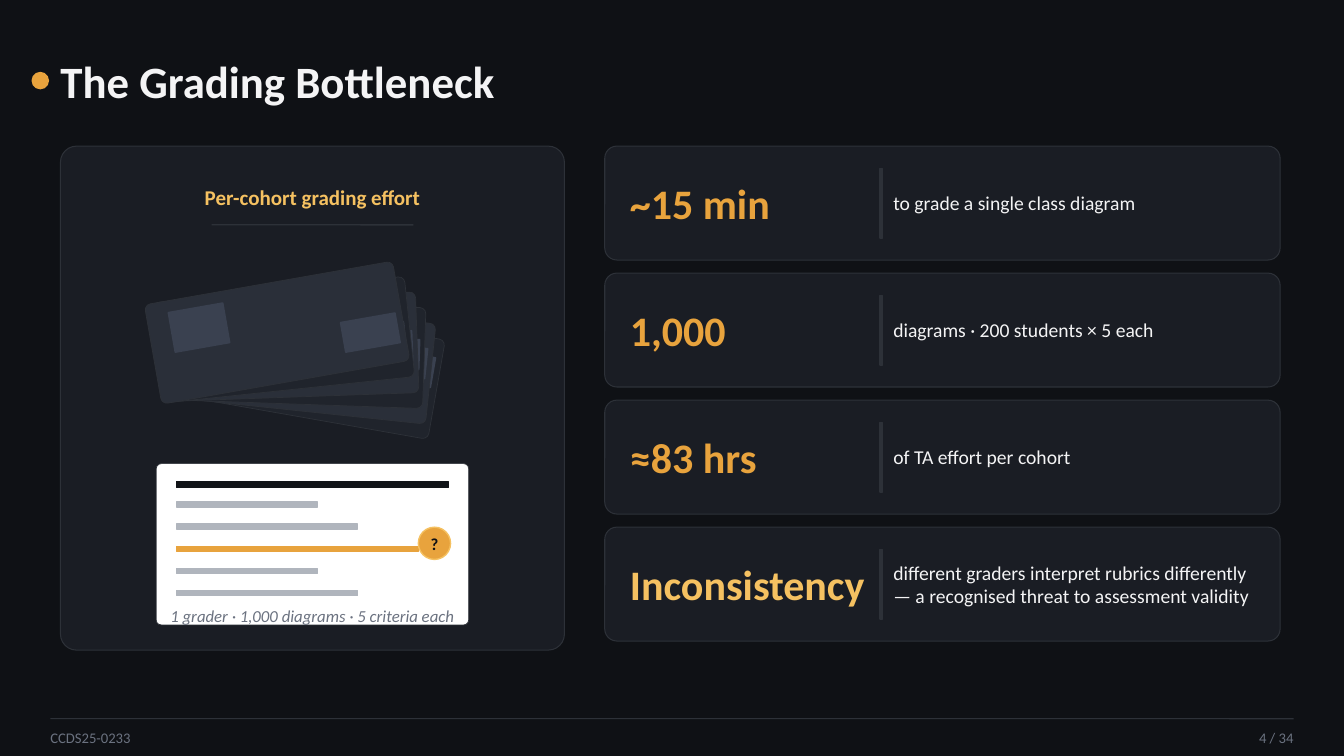
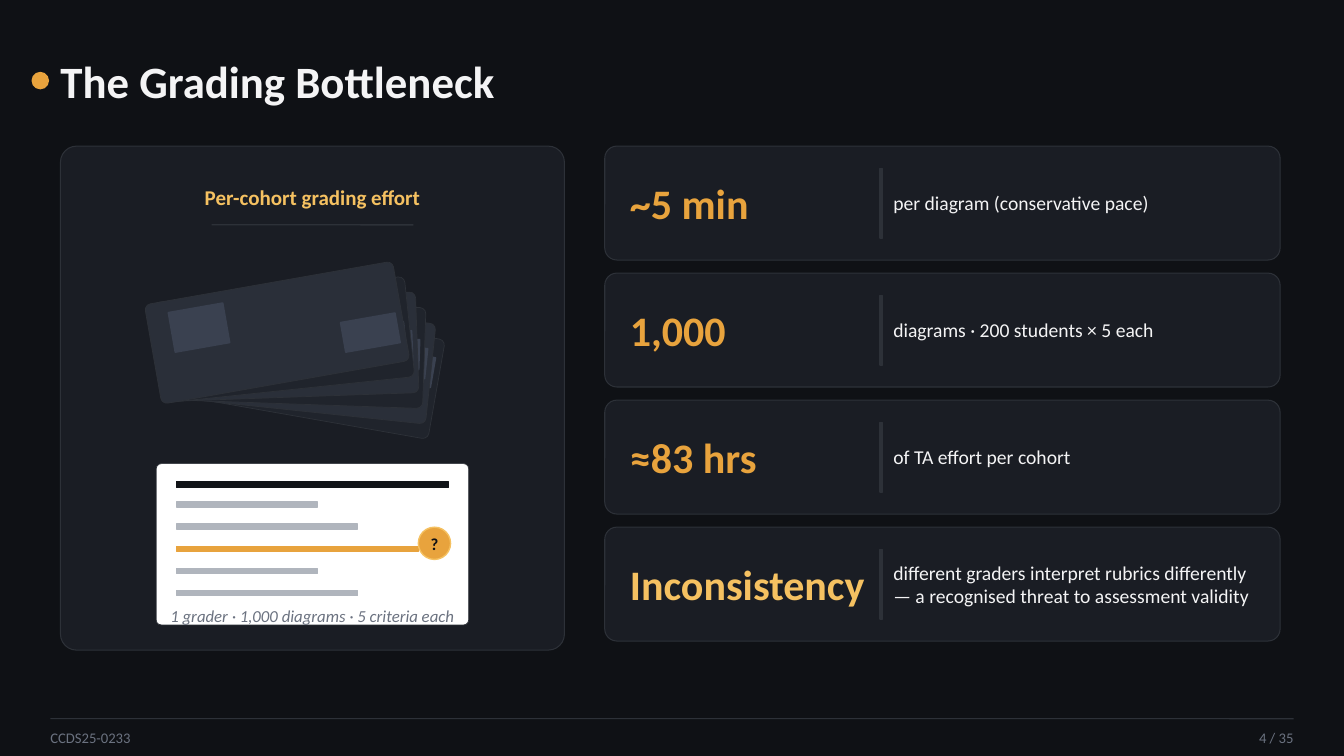
Before and after one commit to WangYuTengg/fyp, a slide deck: slide 4 of docs/fyp-presentation/CCDS25-0233_oral_presentation.pptx. Drawn at 1344x756 pixels with LibreOffice and Linux fonts; fonts in the diff are those of the drawing. Boxes give left, top, right and bottom in pixels: in the first picture for what was removed or moved away, otherwise in the second. Text is boxed around its words. In the diff, an @@ line names an element or a change of style, - is before the commit and + after.

```diff
--- a/docs/fyp-presentation/CCDS25-0233_oral_presentation.pptx
+++ b/docs/fyp-presentation/CCDS25-0233_oral_presentation.pptx
@@ text at box(630, 189, 749, 220): text changed @@
-~15 min
+~5 min
@@ text at box(893, 196, 1149, 214): text changed @@
-to grade a single class diagram
+per diagram (conservative pace)
@@ text at box(1259, 733, 1294, 743): text changed @@
-4 / 34
+4 / 35
```
Also in this commit, not shown: 32 other slides changed, 1 slide added, 2 other files.
